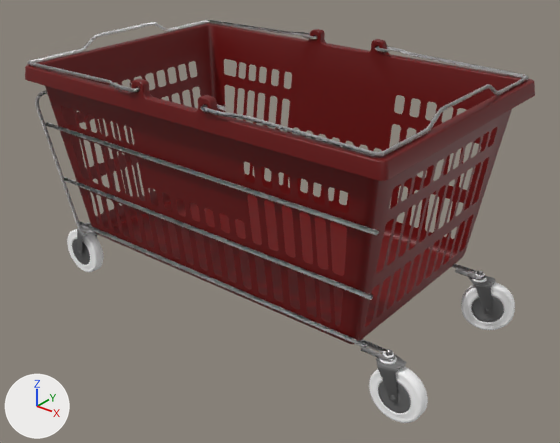
The glTF model assets/basket.glb as it was, and as the next commit left it.
One viewpoint serves both versions: a 50 mm camera at (0.557, -0.68, 0.537) aimed at (0.02, -0.009, 0.121). Lighting does not change. The marker at lower left points along +X, +Y and +Z. Where no turn or scale is listed for an object, it has been applied to the vertices.
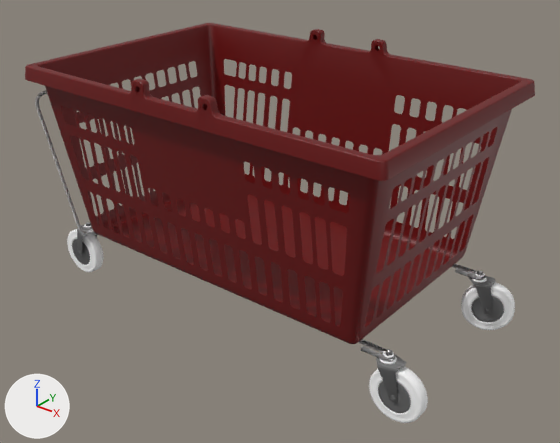
Commit message: basket minor change

Boxes [x1, y1, x2, y2] around the edits, measured in the pictures (560 x 443 px):
```json
{"object": "Cylinder.323", "change": "deleted", "before": [45, 122, 379, 348]}
{"object": "R.002", "change": "deleted", "before": [200, 46, 528, 157]}
{"object": "R.001", "change": "deleted", "before": [28, 20, 317, 92]}
```

Edits to the scene script, one JSON object a line:
```json
{"op": "remove", "block": "ob_r_002", "code": ["ob_r_002 = bpy.data.objects.new('R.002', me_cube_009)", "ob_r_002.location = (-0.005, 0.0, 0.197)", "ob_r_002.rotation_euler = (3.142, 0.0, 0.0)  # degrees (180, 0, 0)", "ob_r_002.scale = (-1.0, -1.0, -1.0)"]}
{"op": "remove", "block": "ob_r_001", "code": ["ob_r_001 = bpy.data.objects.new('R.001', me_cube_007)", "ob_r_001.location = (0.0, 0.0, 0.197)"]}
{"op": "remove", "block": "ob_cylinder_323", "code": ["ob_cylinder_323 = bpy.data.objects.new('Cylinder.323', me_cylinder_323)", "ob_cylinder_323.location = (0.0, 0.0, 0.005)"]}
```
